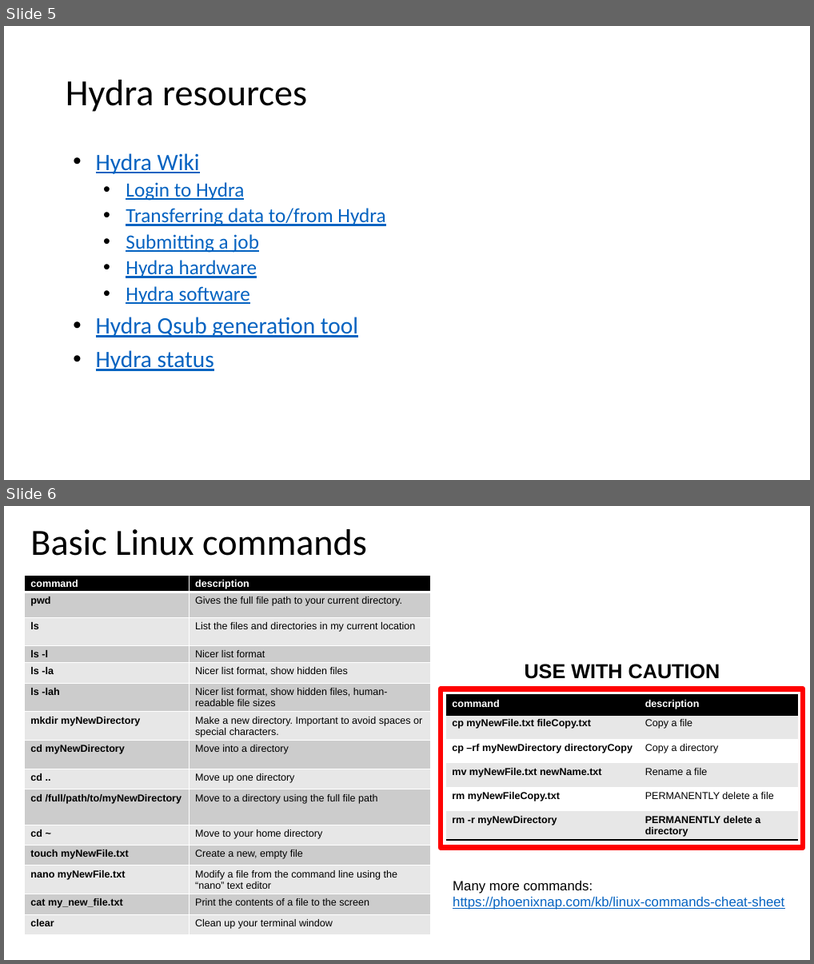
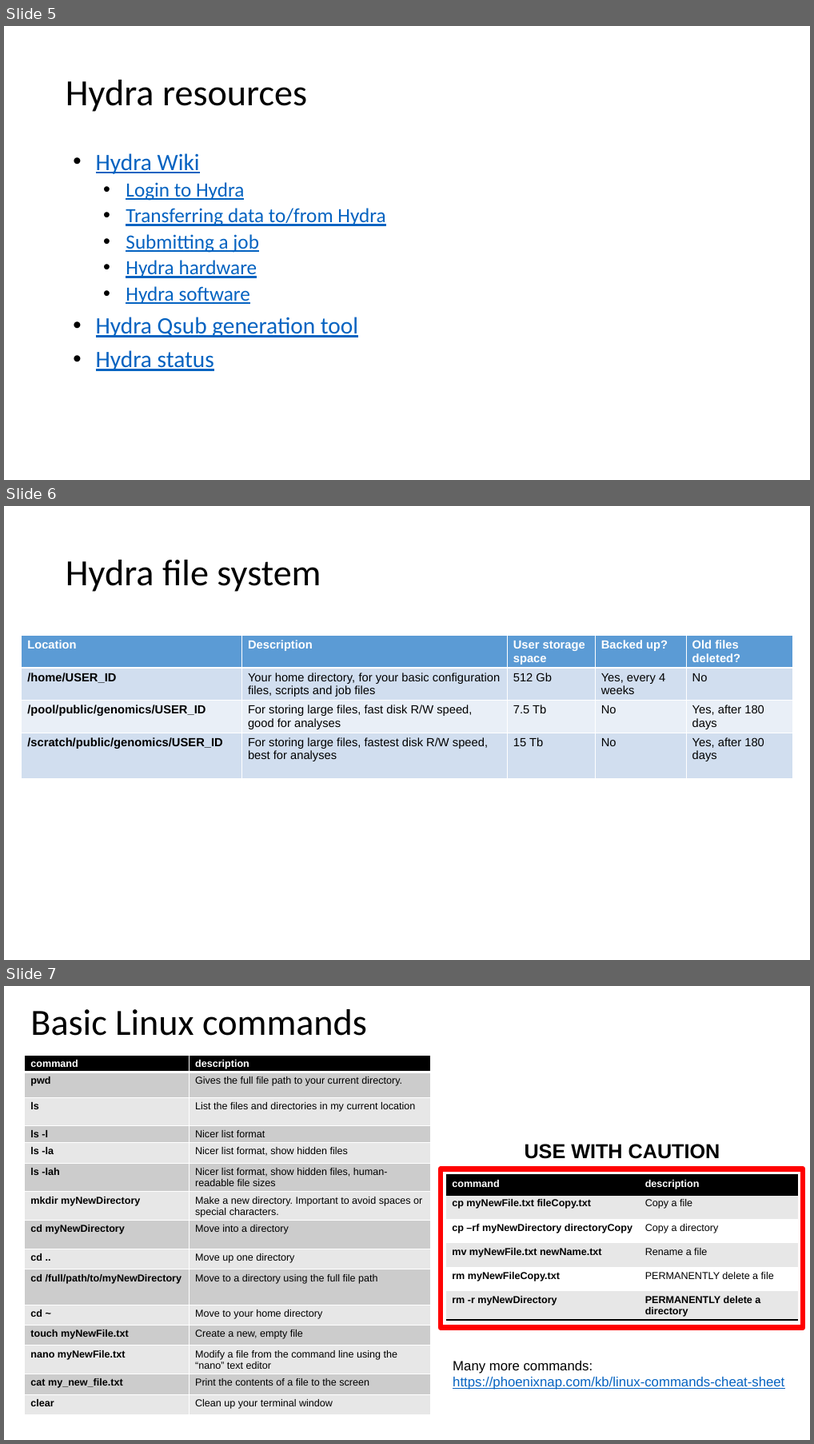
Before and after one commit to SmithsonianWorkshops/MitoPilot_workshop_2025, a slide deck: pdfs/Hydra_HPC_intro.pptx. Shown one above the other, each under a label of ours: slides 5 and 6 before the commit, slides 5, 6 and 7 after it. The pictures are 814x964 and 814x1444 pixels, drawn with LibreOffice and Linux fonts; fonts in the diff are those of the drawing. Boxes give left, top, right and bottom in pixels: in the first picture for what was removed or moved away, otherwise in the second. Text is boxed around its words. In the diff, an @@ line names an element or a change of style, - is before the commit and + after.

```diff
--- a/pdfs/Hydra_HPC_intro.pptx
+++ b/pdfs/Hydra_HPC_intro.pptx
@@ slide 6 added at bbox=[4, 506, 810, 960], background #FFFFFF @@
@@ title added at bbox=[66, 560, 321, 592], 44 pt, text #000000 @@
+Hydra file system
@@ table added at bbox=[22, 635, 794, 786], 4 rows, 5 columns @@
+Location | Description | User storage space | Backed up? | Old files deleted?
+/home/USER_ID | Your home directory, for your basic configuration files, scripts and job files | 512 Gb | Yes, every 4 weeks | No
+/pool/public/genomics/USER_ID | For storing large files, fast disk R/W speed, good for analyses | 7.5 Tb | No | Yes, after 180 days
+/scratch/public/genomics/USER_ID | For storing large files, fastest disk R/W speed, best for analyses | 15 Tb | No | Yes, after 180 days
@@ what was slide 6 is now slide 7 @@
```
Also in this commit, not shown: 1 other file.
